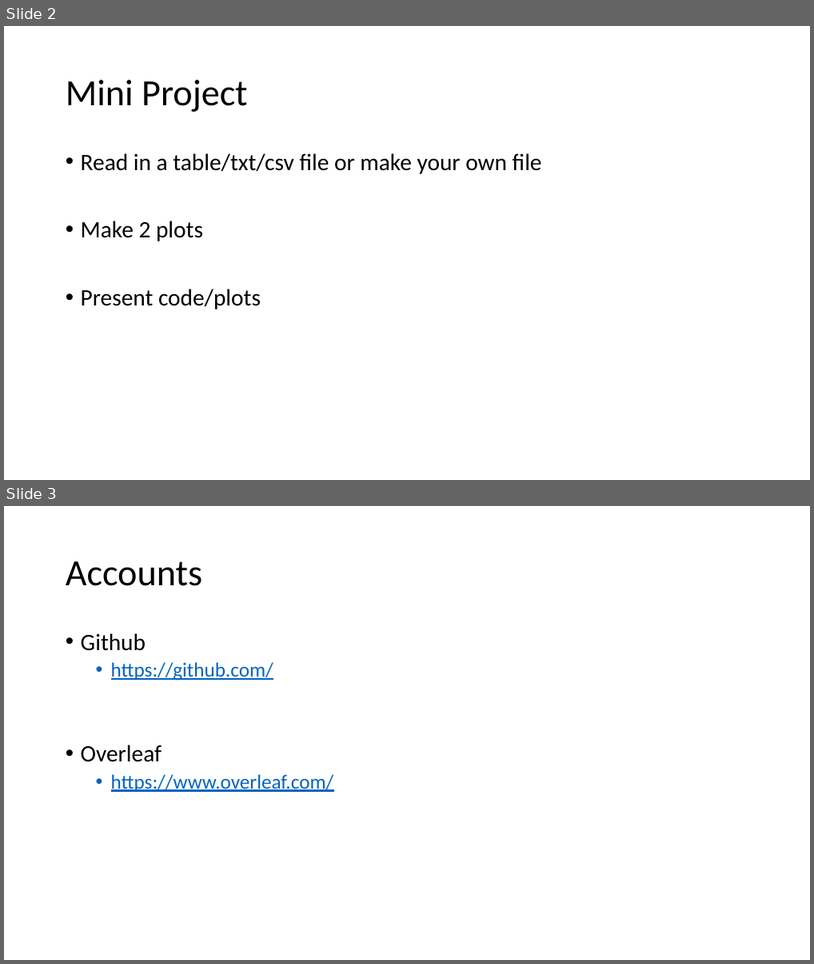
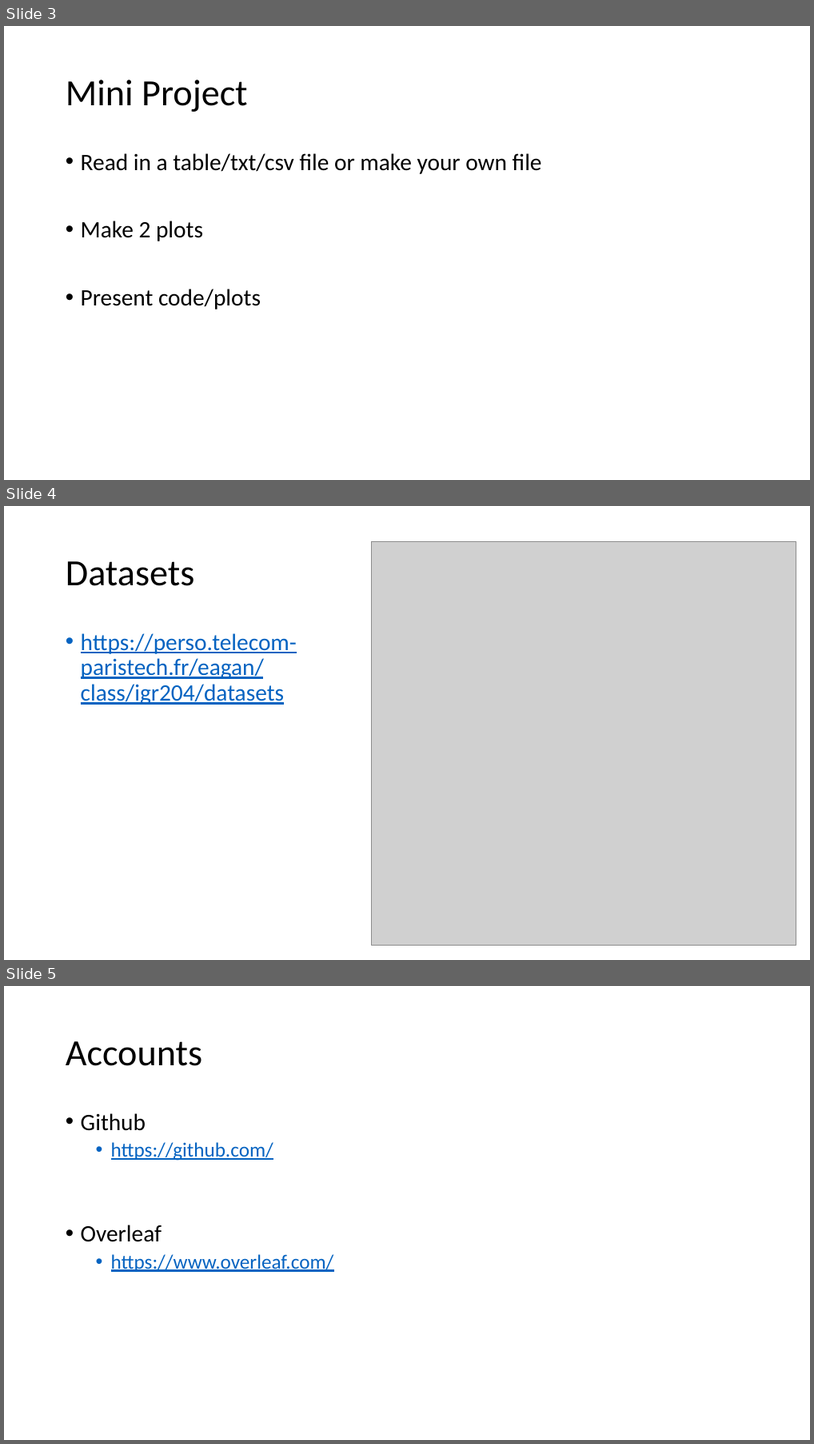
Before and after one commit to elcarrillo/2023-08-01-bridge_computational_bootcamp, a slide deck: data/slides/day_03/MiniPresentation.pptx. Shown one above the other, each under a label of ours: slides 2 and 3 before the commit, slides 3, 4 and 5 after it. The pictures are 814x964 and 814x1444 pixels, drawn with LibreOffice and Linux fonts; fonts in the diff are those of the drawing; grey boxes stand for pictures. Boxes give left, top, right and bottom in pixels: in the first picture for what was removed or moved away, otherwise in the second. Text is boxed around its words. In the diff, an @@ line names an element or a change of style, - is before the commit and + after.

```diff
--- a/data/slides/day_03/MiniPresentation.pptx
+++ b/data/slides/day_03/MiniPresentation.pptx
@@ slide 4 added at (x1=4, y1=506, x2=810, y2=960), background #FFFFFF @@
@@ picture added at (x1=372, y1=542, x2=797, y2=944) @@
@@ title added at (x1=66, y1=561, x2=195, y2=586), 44 pt, text #000000 @@
+Datasets
@@ text added at (x1=81, y1=633, x2=297, y2=704), 28 pt, text #0563C1, underline @@
+• https://perso.telecom-paristech.fr/eagan/class/igr204/datasets
@@ what was slide 2 is now slide 3 @@
@@ what was slide 3 is now slide 5 @@
```
Also in this commit, not shown: 1 other slide added, 6 other files.
